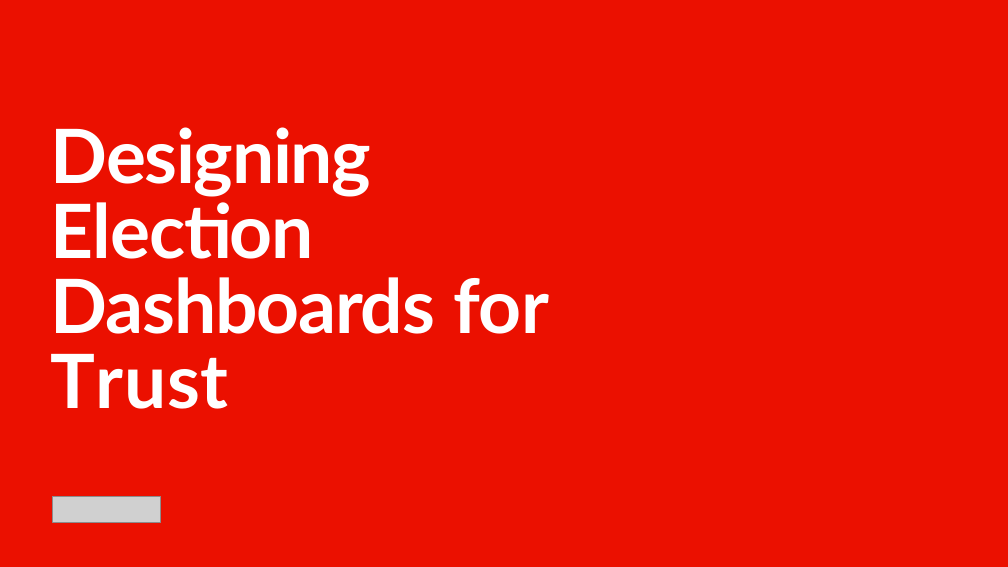
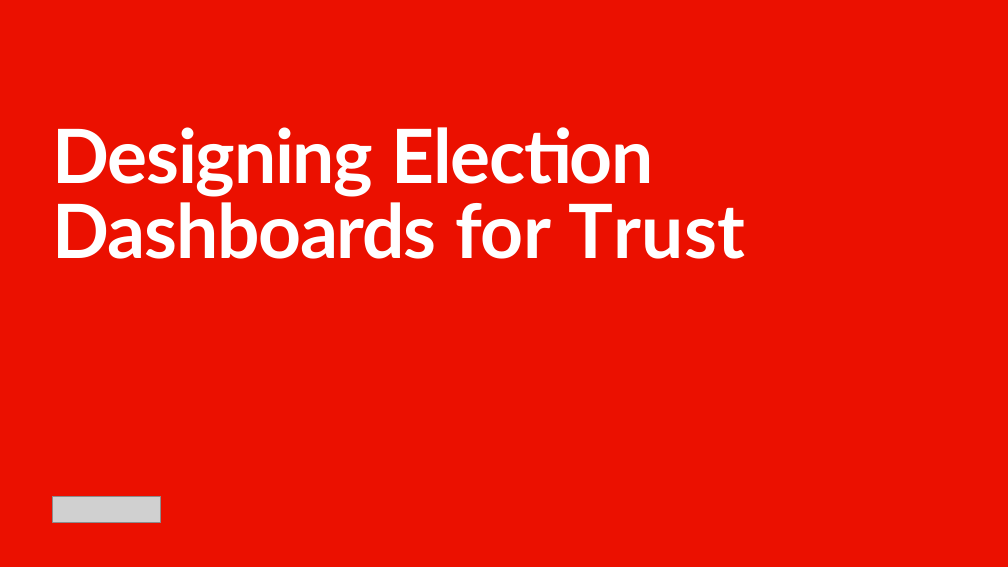
Before and after one commit to mandicai/rehearsal_mvp_kg, a slide deck: slide 1 of presentation-examples/election/Designing Election Dashboards Trust.pptx. Drawn at 1008x567 pixels with LibreOffice and Linux fonts; fonts in the diff are those of the drawing; grey boxes stand for pictures. Boxes give left, top, right and bottom in pixels: in the first picture for what was removed or moved away, otherwise in the second. Text is boxed around its words. In the diff, an @@ line names an element or a change of style, - is before the commit and + after.

```diff
--- a/presentation-examples/election/Designing Election Dashboards Trust.pptx
+++ b/presentation-examples/election/Designing Election Dashboards Trust.pptx
@@ title "Designing Election Dashboards for Trust" rewrapped from [51,127,549,409] to [53,127,746,259] @@
```
Also in this commit, not shown: 13 other slides changed, 13 other files.
